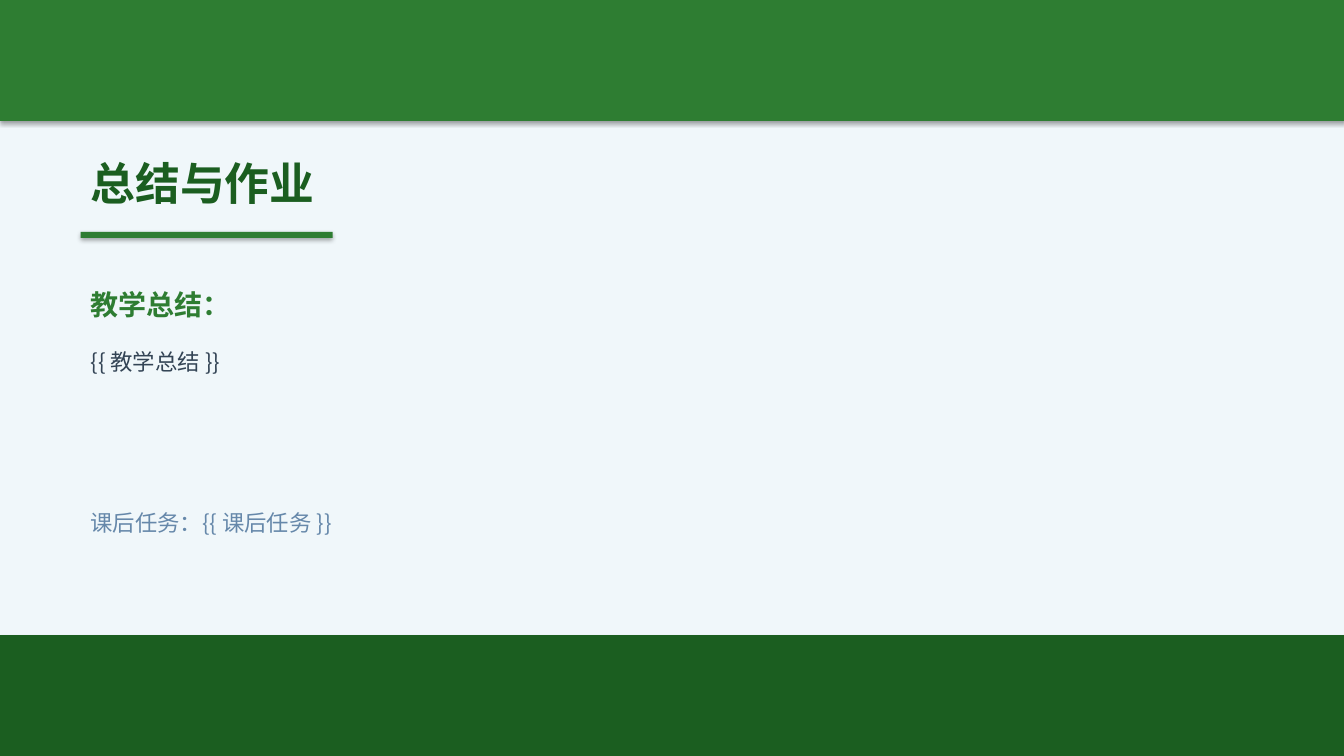
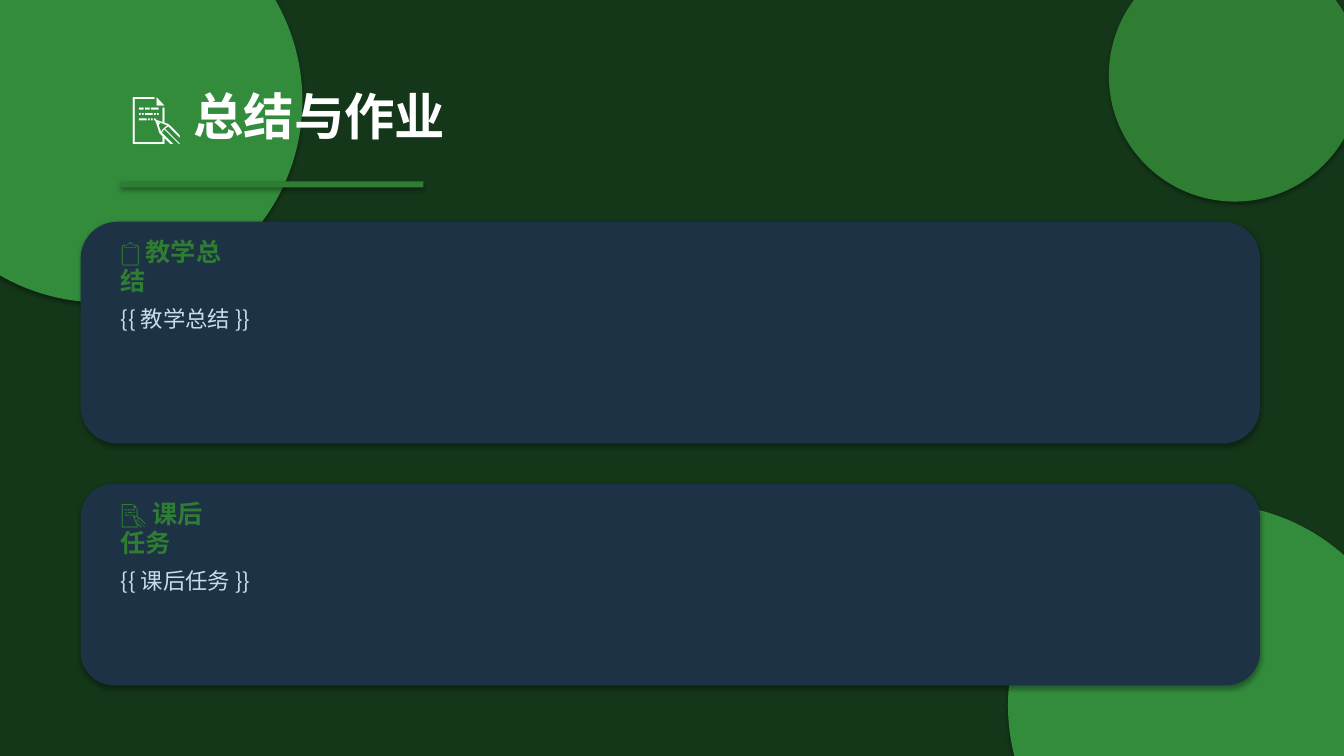
Before and after one commit to KK985956/water-intelligent-teaching, a slide deck: slide 9 of backend/data/template_water_management.pptx. Drawn at 1344x756 pixels with LibreOffice and Linux fonts; fonts in the diff are those of the drawing. Boxes give left, top, right and bottom in pixels: in the first picture for what was removed or moved away, otherwise in the second. Text is boxed around its words. In the diff, an @@ line names an element or a change of style, - is before the commit and + after.

```diff
--- a/backend/data/template_water_management.pptx
+++ b/backend/data/template_water_management.pptx
@@ background #F0F7FA to #FFFFFF @@
@@ rectangle: place and size @@
-rectangle at (0,0,1344,121)
+rectangle at (0,0,1344,756)
@@ rectangle at (0,0,1344,756): fill #2E7D32 to #143719 @@
@@ ellipse added at (0,0,302,302), fill #328C3C @@
@@ ellipse added at (1109,0,1344,202), fill #2E7D32 @@
@@ text at (193,84,445,148): text changed; size 32 to 36 pt; text colour #1B5E20 to #FFFFFF @@
-总结与作业
+📝 总结与作业
@@ rectangle: place and size @@
-rectangle at (81,232,333,238)
+rectangle at (121,181,423,188)
@@ rounded rectangle added at (81,222,1260,444), fill #1E3246 @@
@@ text at (121,240,222,292): text changed; size 16 to 18 pt; text colour #334455 to #2E7D32; bold on @@
-{{ 教学总结 }}
+📋 教学总结
@@ text at (141,308,230,329): text changed; size 20 to 16 pt; text colour #2E7D32 to #C8DCF0; bold off @@
-教学总结：
+{{ 教学总结 }}
@@ rounded rectangle added at (81,484,1260,686), fill #1E3246 @@
@@ text added at (121,502,202,554), 18 pt, text #2E7D32, bold @@
+📝 课后任务
@@ ellipse added at (1008,504,1344,756), fill #328C3C @@
@@ text at (141,570,230,591): text changed; text colour #6688AA to #C8DCF0 @@
-课后任务：{{ 课后任务 }}
+{{ 课后任务 }}
@@ rectangle removed at (0,635,1344,756) @@
```
Also in this commit, not shown: 8 other slides changed, 3 other files.
